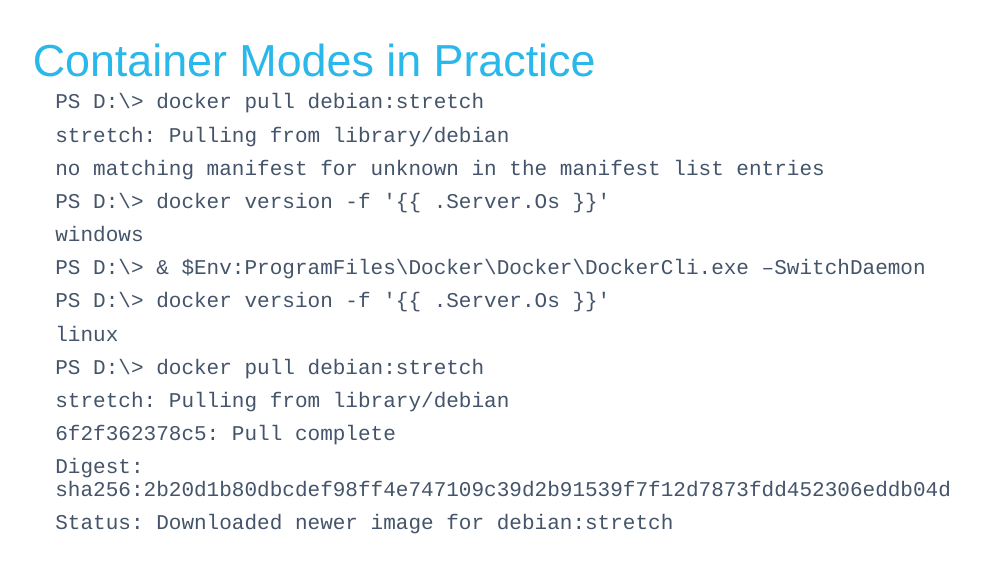
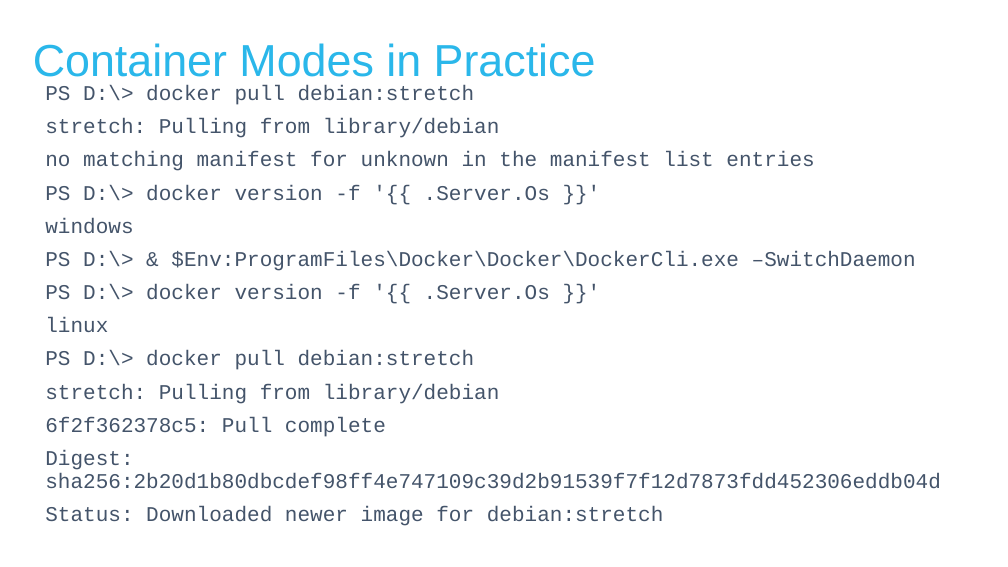
Before and after one commit to MichaelSimons/docker-toolbox, a slide deck: slide 7 of Docker Tips and Tricks.pptx. Drawn at 1008x567 pixels with LibreOffice and Linux fonts; fonts in the diff are those of the drawing; background and template pictures are left out. Boxes give left, top, right and bottom in pixels: in the first picture for what was removed or moved away, otherwise in the second. Text is boxed around its words. In the diff, an @@ line names an element or a change of style, - is before the commit and + after.

```diff
--- a/Docker Tips and Tricks.pptx
+++ b/Docker Tips and Tricks.pptx
@@ text "PS D:\> docker pull debian:stretch": place and size @@
-text "PS D:\> docker pull debian:stretch" at (55, 93, 951, 534)
+text "PS D:\> docker pull debian:stretch" at (45, 85, 941, 526)
```
Also in this commit, not shown: 5 other slides changed, 1 slide added, 1 other file.
